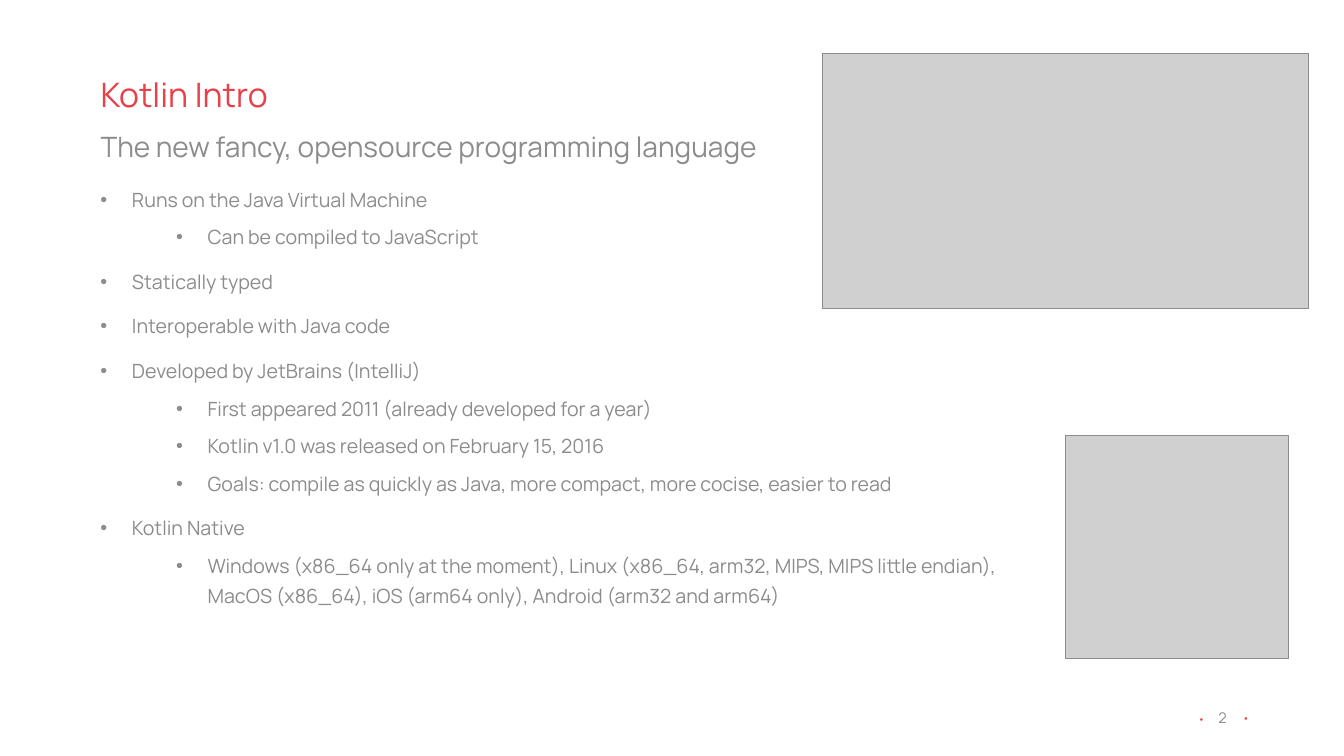
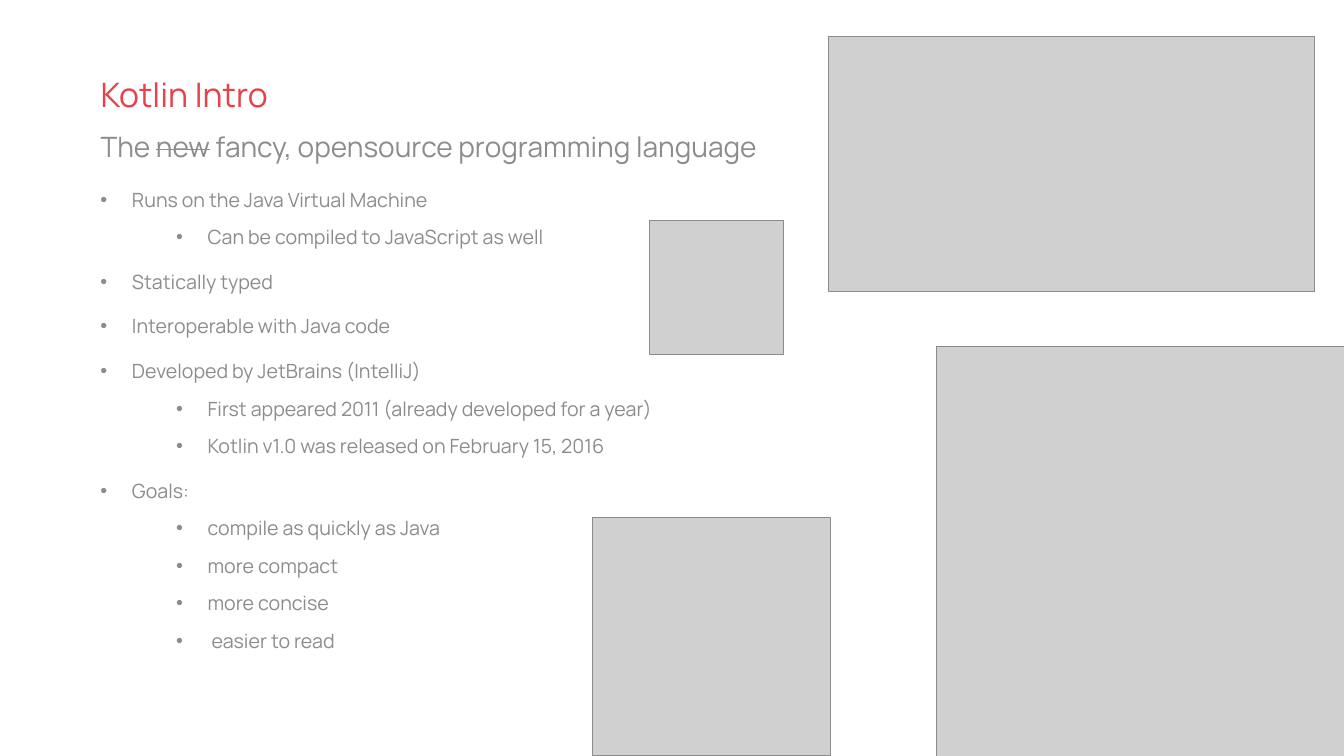
Before and after one commit to tobiasschuerg/kotlin-introduction, a slide deck: slide 2 of slides/Introduction to Kotlin.pptx. Drawn at 1344x756 pixels with LibreOffice and Linux fonts; fonts in the diff are those of the drawing; grey boxes stand for pictures; background and template pictures are left out. Boxes give left, top, right and bottom in pixels: in the first picture for what was removed or moved away, otherwise in the second. Text is boxed around its words. In the diff, an @@ line names an element or a change of style, - is before the commit and + after.

Commit message:
Updated slides to version 28.09.2018.

```diff
--- a/slides/Introduction to Kotlin.pptx
+++ b/slides/Introduction to Kotlin.pptx
@@ picture: place and size @@
-picture at (823,53,1309,309)
+picture at (829,36,1315,291)
@@ text "The new fancy, opensource programming ..." at (101,136,757,164): strikethrough on in "new" @@
@@ text at (208,229,543,249): text changed @@
-  • Can be compiled to JavaScript
+  • Can be compiled to JavaScript as well
@@ picture: place and size @@
-picture at (1066,436,1289,658)
+picture at (649,221,783,355)
@@ picture added at (937,347,1344,756) @@
@@ text at (132,483,440,648): text changed @@
-  • Goals: compile as quickly as Java, more compact, more cocise, easier to read
-• Kotlin Native
-  • Windows (x86_64 only at the moment), Linux (x86_64, arm32, MIPS, MIPS little endian),
-    MacOS (x86_64), iOS (arm64 only), Android (arm32 and arm64)
+• Goals:
+  • compile as quickly as Java
+  • more compact
+  • more concise
+  • easier to read
@@ picture added at (593,517,831,755) @@
@@ text removed at (1189,707,1214,731) @@
-•
@@ page number removed at (1218,712,1226,723) @@
-2
@@ text removed at (1233,707,1258,730) @@
-•
```
Also in this commit, not shown: 4 other slides changed, 1 slide added, 1 slide removed, 1 other file.
